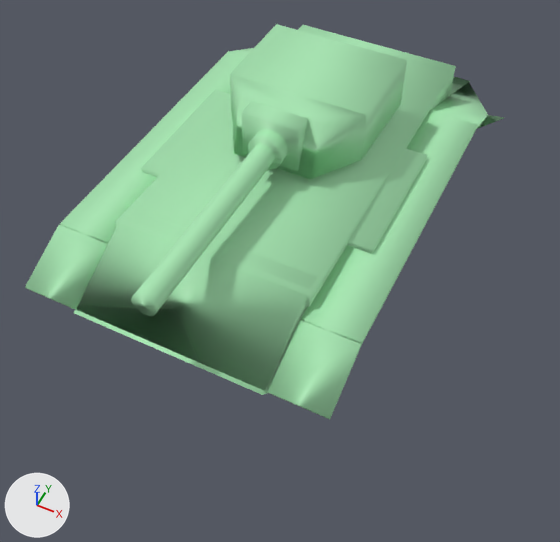
The FBX model thegame/thegameContent/models/tank.fbx, before and after one commit.
One viewpoint serves both versions: a 50 mm lens placed at (0.0601, -0.0928, 0.1002), pointed at (0.0214, -0.0154, 0.0034). Every picture has the same lights, and +X, +Y and +Z are marked at lower left. Where no turn or scale is listed for an object, it has been applied to the vertices.

The first picture shows 'tank'.
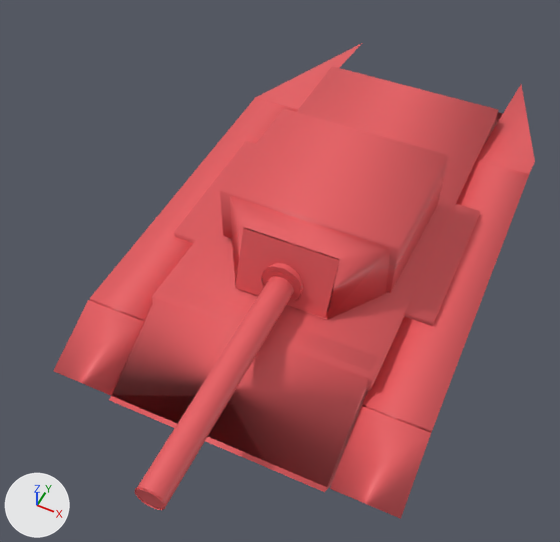
Where the change shows, as pixel boxes (x1, y1, x2, y2) in the pictures (560 x 542 px):
'tank', recoloured, reshaped, moved, turned (green to red): before (25, 24, 504, 419); after (53, 43, 535, 519)
'tank_002', added (red): after (135, 109, 449, 510)
part 1 of me_tank, deleted (green): before (131, 144, 275, 316)
part 2 of me_tank, deleted (green): before (248, 129, 288, 170)
part 3 of me_tank, deleted (green): before (230, 74, 366, 179)
part 4 of me_tank, deleted (green): before (230, 24, 407, 159)
part 5 of me_tank, deleted (green): before (242, 101, 308, 171)
part 6 of me_tank, cut back: before (232, 48, 504, 395); after (257, 43, 535, 491)

Patch to the scene script:
```diff
--- a/thegame/thegameContent/models/tank.fbx.py
+++ b/thegame/thegameContent/models/tank.fbx.py
@@ mat_material @@
 mat_material = principled_material('Material')
-mat_material.base_color = (0.39, 0.8, 0.449)  # green #a8e7b3
+mat_material.base_color = (0.8, 0.107, 0.117)  # red #e75c60
@@ me_tank @@
 me_tank.from_pydata(...)  # 240 vertices, 268 faces; spans x -13.6..15.0, y -7.6..7.5, z -2.1..1.3
 # used by ob_tank; location = (0.0158, -0.0044, 0.0125); rotation_euler = (1.571, -0.0535, 0.0), in degrees (90, -3.1, 0); scale = (0.0019, 0.0019, 0.0305)
 # verts and faces of me_tank; kept vertices keep their numbers, new ones are numbered from 240
+# me_tank part 1: the loose piece of 64 vertices spanning x -0.9..1.1, y 3.8..5.8, z -0.7..1.3 is deleted
+# me_tank part 2: the loose piece of 64 vertices spanning x -1.5..1.6, y 3.2..6.3, z 0.0..0.2 is deleted
+# me_tank part 3: the loose piece of 8 vertices spanning x -6.3..6.7, y 2.0..7.5, z -0.2..0.1 is deleted
+# me_tank part 4: the loose piece of 8 vertices spanning x -6.3..6.9, y 2.0..7.5, z -0.8..-0.2 is deleted
+# me_tank part 5: the loose piece of 8 vertices spanning x -2.8..2.7, y 2.7..7.3, z -0.2..0.1 is deleted
+# me_tank part 6
+delete_vertices([4, 8, 12])  # with the faces that use them
+verts[3] = (9.2, -2.2, -2.0)  # moved, pixel (521, 83)
+verts[58] = (8.4, -2.8, -1.4)  # moved
+verts[81] = (-8.8, -5.6, -2.0)  # moved
+verts[82] = (8.0, -6.8, -2.0)  # moved, pixel (504, 113)
+verts[88] = (-8.8, -5.5, 1.0)  # moved
+verts[91] = (8.1, -6.5, 1.0)  # moved
+verts[240] = (-9.0, -1.5, -2.1)  # pixel (362, 42)
+faces += [(9, 10, 11, 240)]
 me_tank.materials.append(mat_material)
@@ ob_tank @@
 ob_tank = bpy.data.objects.new('tank', me_tank)
-ob_tank.location = (0.0158, -0.0044, 0.0125)
-ob_tank.rotation_euler = (1.571, -0.0535, 0.0)  # degrees (90, -3.1, 0)
+ob_tank.location = (0.0283, -0.0142, 0.0124)
+ob_tank.rotation_euler = (1.562, -0.059, 0.0297)  # degrees (89, -3.4, 1.7)
 ob_tank.scale = (0.0019, 0.0019, 0.0305)
@@ ob_tank_002 @@
+ob_tank_002 = bpy.data.objects.new('tank_002', me_tank_002)  # 213 vertices, 196 faces; spans x -0.015..0.0121, y -0.0067..0.057, z 0.0054..0.0156; in mat_material (red #e75c60)
+ob_tank_002.location = (0.0304, -0.0584, 0.0102)
```
